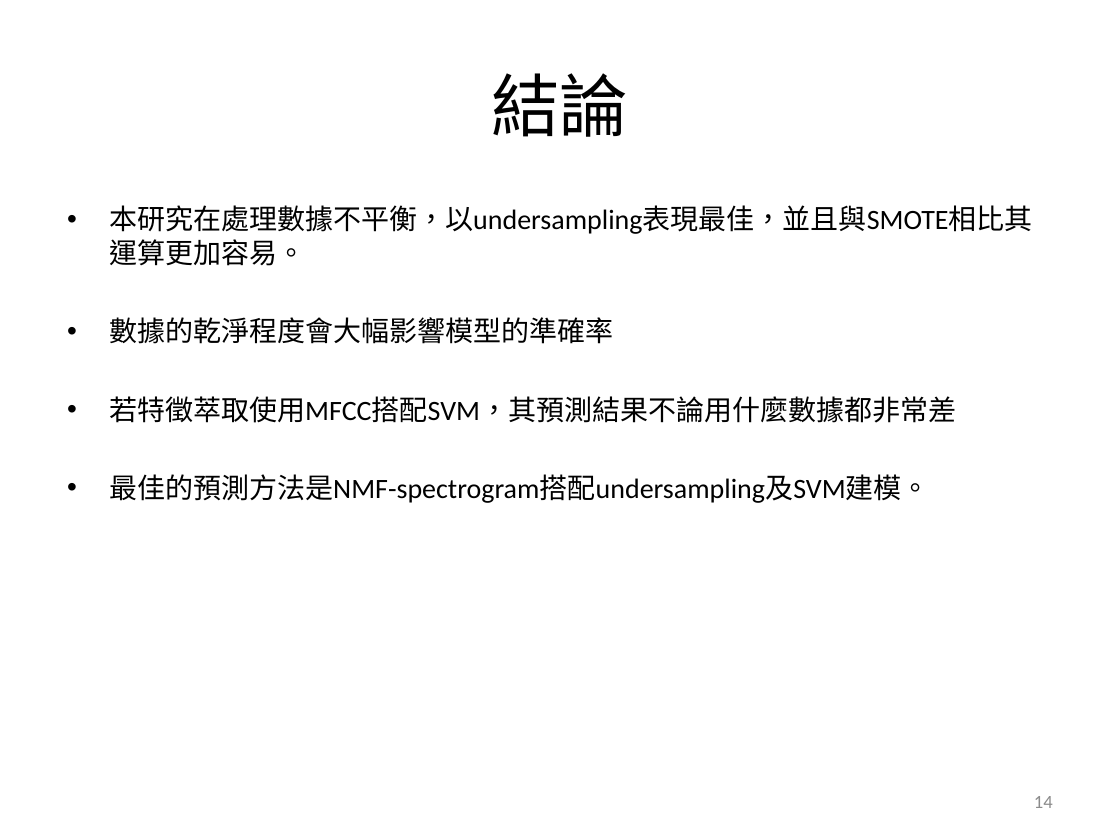
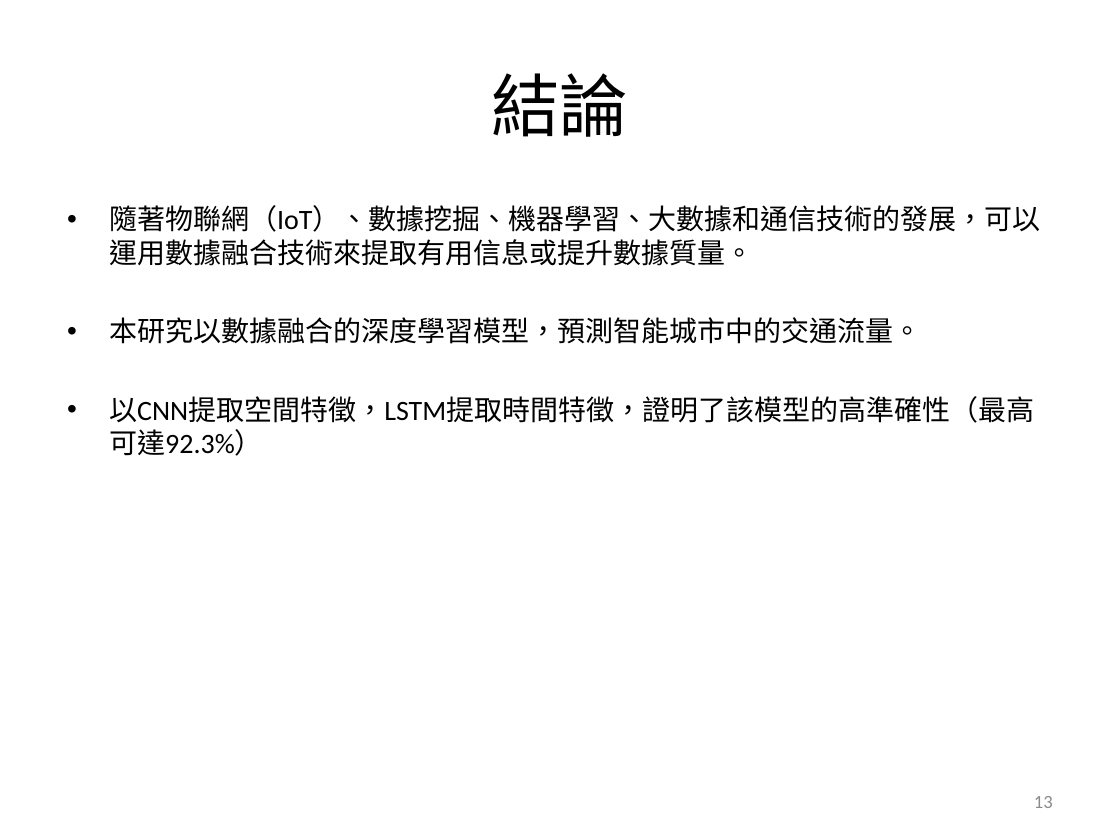
Before and after one commit to jasonfghx/lilicoco, a slide deck: slide 13 of 大學生/Deep learning-based urban big data.pptx (slide 14 before the commit). Drawn at 1120x840 pixels with LibreOffice and Linux fonts; fonts in the diff are those of the drawing. Boxes give left, top, right and bottom in pixels: in the first picture for what was removed or moved away, otherwise in the second. Text is boxed around its words. In the diff, an @@ line names an element or a change of style, - is before the commit and + after.

```diff
--- a/大學生/Deep learning-based urban big data.pptx
+++ b/大學生/Deep learning-based urban big data.pptx
@@ text at <box>109,205,1040,456</box>: text changed @@
-• 本研究在處理數據不平衡，以undersampling表現最佳，並且與SMOTE相比其運算更加容易。
-• 數據的乾淨程度會大幅影響模型的準確率
-• 若特徵萃取使用MFCC搭配SVM，其預測結果不論用什麼數據都非常差
-• 最佳的預測方法是NMF-spectrogram搭配undersampling及SVM建模。
+• 隨著物聯網（IoT）、數據挖掘、機器學習、大數據和通信技術的發展，可以運用數據融合技術來提取有用信息或提升數據質量。
+• 本研究以數據融合的深度學習模型，預測智能城市中的交通流量。
+• 以CNN提取空間特徵，LSTM提取時間特徵，證明了該模型的高準確性（最高可達92.3%）
@@ page number at <box>1034,796,1053,808</box>: text changed @@
-14
+13
```
Also in this commit, not shown: 3 other slides changed, 7 slides added, 8 slides removed.
